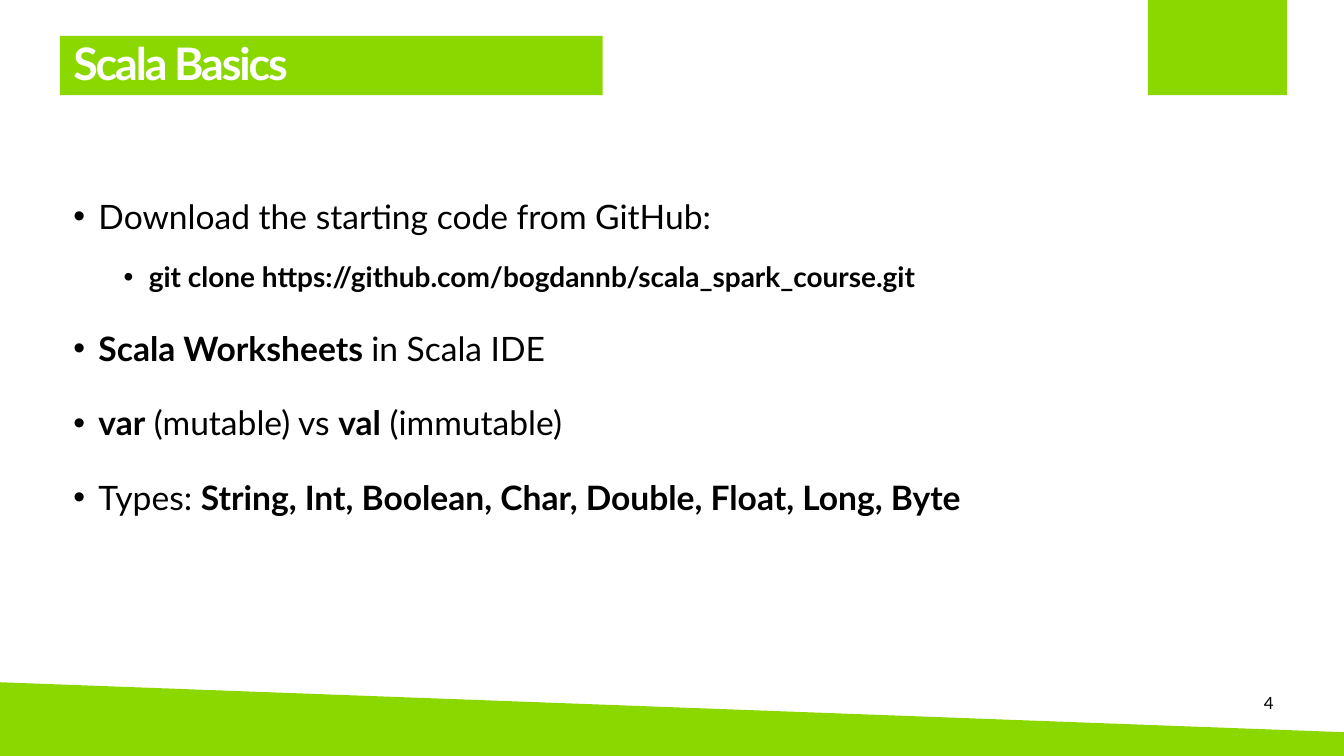
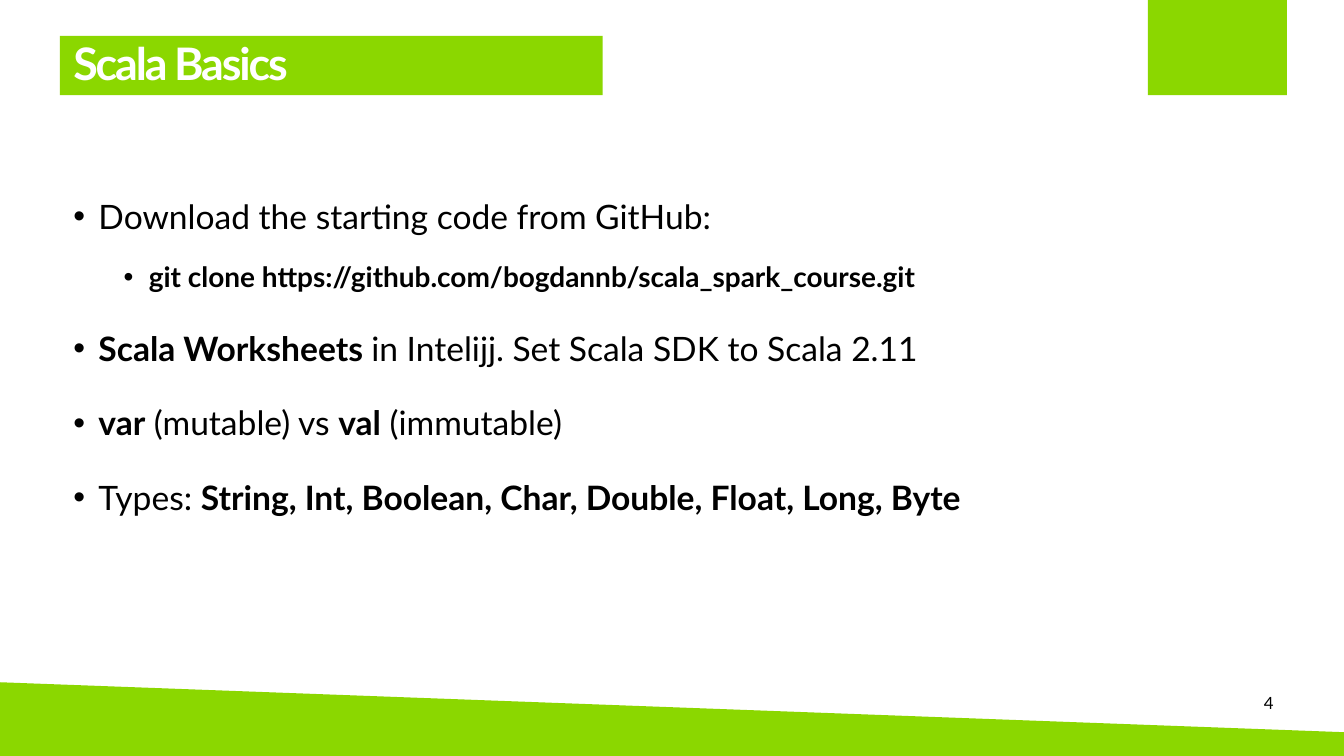
Before and after one commit to bogdannb/scala_spark_course, a slide deck: slide 4 of 2_Scala_Basics/Scala Crash Course.pptx. Drawn at 1344x756 pixels with LibreOffice and Linux fonts; fonts in the diff are those of the drawing; background and template pictures are left out. Boxes give left, top, right and bottom in pixels: in the first picture for what was removed or moved away, otherwise in the second. Text is boxed around its words. In the diff, an @@ line names an element or a change of style, - is before the commit and + after.

Commit message:
Switch from Scala IDE to Intelijj

```diff
--- a/2_Scala_Basics/Scala Crash Course.pptx
+++ b/2_Scala_Basics/Scala Crash Course.pptx
@@ text at [98, 336, 917, 367]: text changed; bold off @@
-• Scala Worksheets in Scala IDE
+• Scala Worksheets in Intelijj. Set Scala SDK to Scala 2.11
```
Also in this commit, not shown: 3 other files.
